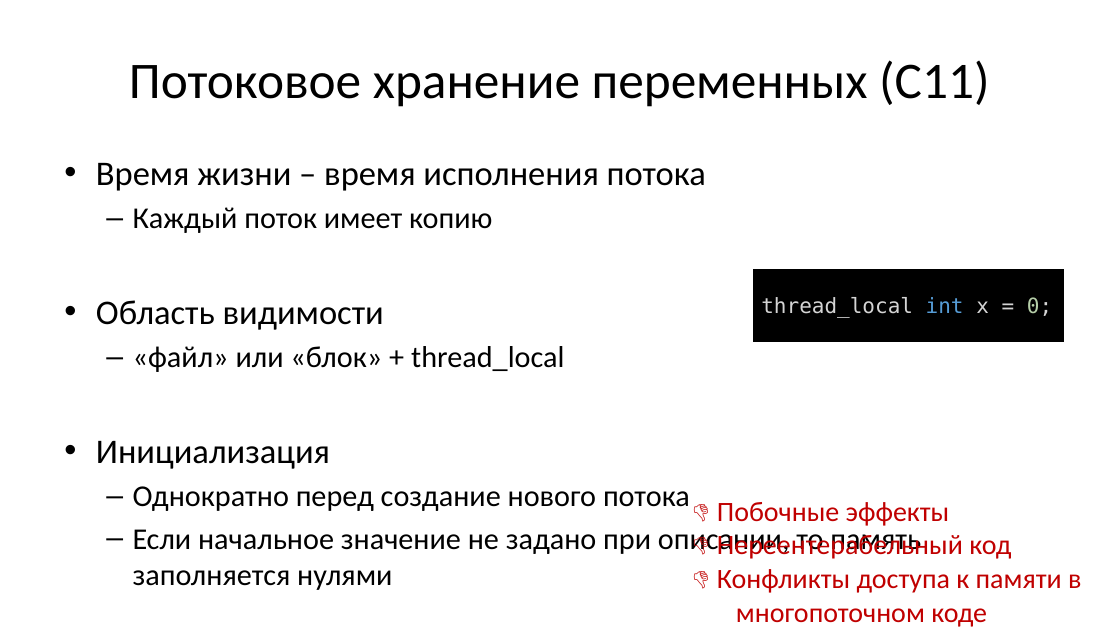
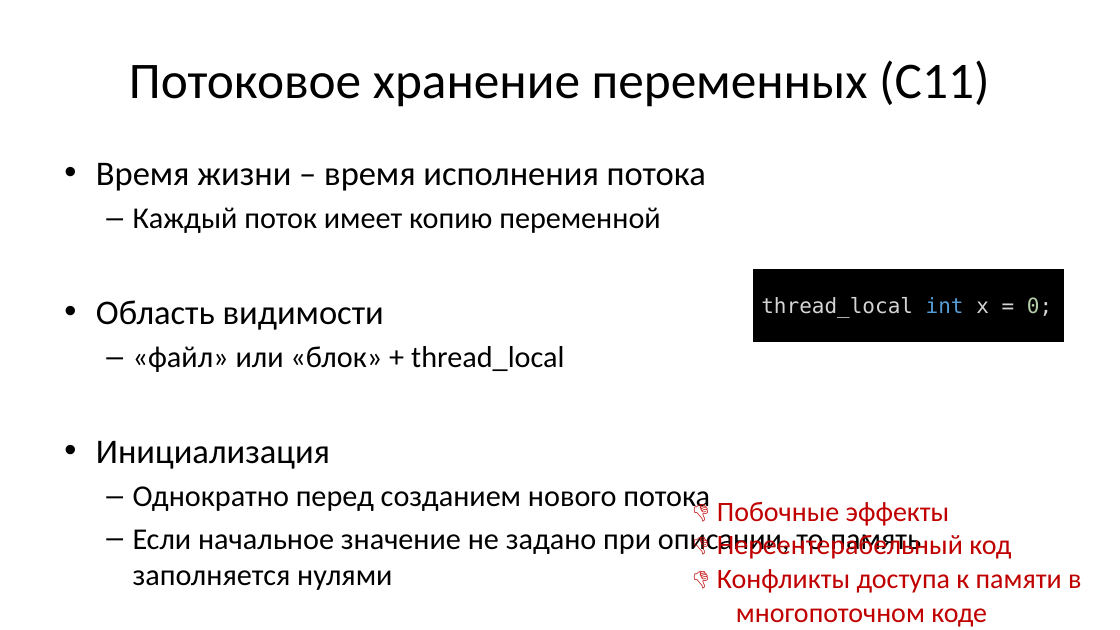
Before and after one commit to Evgueni-Petrov-aka-espetrov/Algorithms-and-Programming-in-C-pptx, a slide deck: slide 113 of 02.75 Лексика и концепции языка Си.pptx (slide 108 before the commit). Drawn at 1120x630 pixels with LibreOffice and Linux fonts; fonts in the diff are those of the drawing. Boxes give left, top, right and bottom in pixels: in the first picture for what was removed or moved away, otherwise in the second. Text is boxed around its words. In the diff, an @@ line names an element or a change of style, - is before the commit and + after.

```diff
--- a/02.75 Лексика и концепции языка Си.pptx
+++ b/02.75 Лексика и концепции языка Си.pptx
@@ text at [133, 207, 660, 233]: text changed @@
-  – Каждый поток имеет копию
+  – Каждый поток имеет копию переменной
@@ text at [133, 486, 710, 514]: text changed @@
-  – Однократно перед создание нового потока
+  – Однократно перед созданием нового потока
```
Also in this commit, not shown: 12 other slides changed, 5 slides added.
